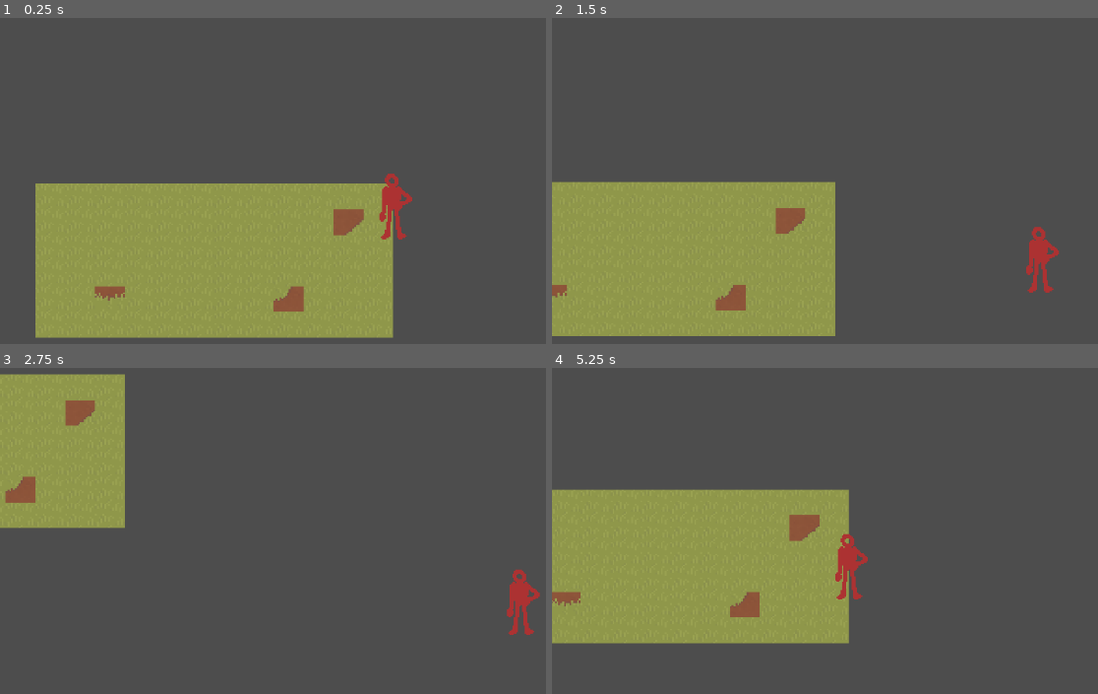
Above: before the commit, frames 1-4 (two rows, left to right).
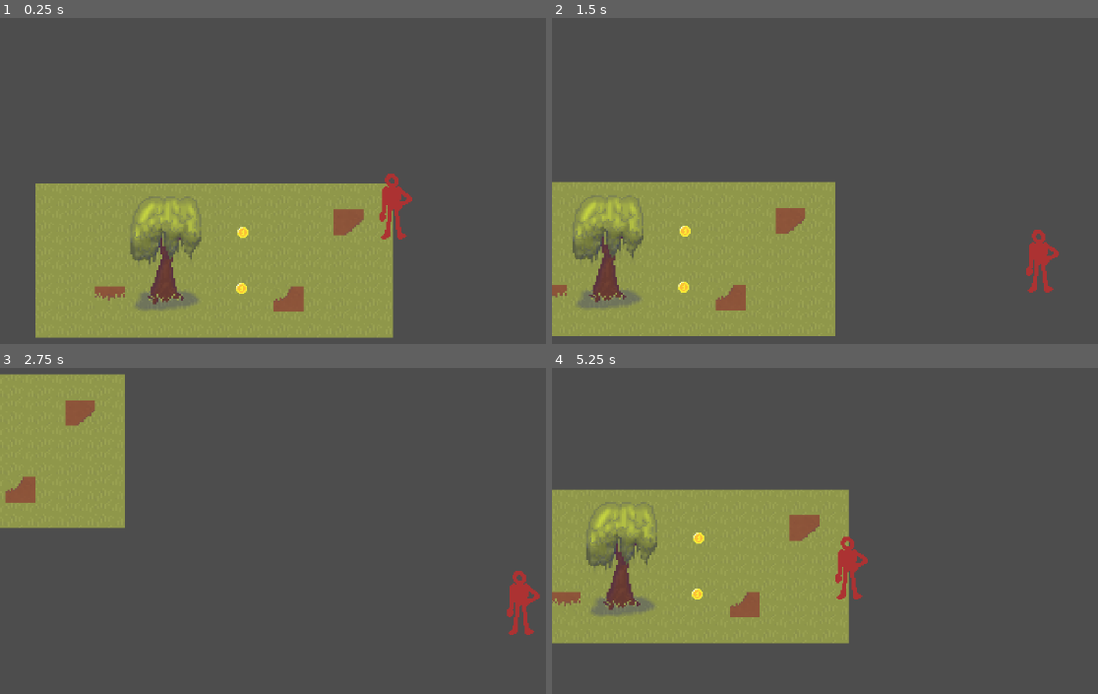
Above: after the commit, the same moments.

Repository: Artstim4/f-j-f
Game: Godot game, scene res://node_2d.tscn
The game is run twice, just before and just after one commit, with the same random seed, the same clock (stepped at 60 frames per second) and the same inputs.
Inputs (mouse positions are in pixels of both pictures, inside the frame that each line leads up to):
- Up to frame 1 (0.25 s): no input
- Up to frame 2 (1.5 s): tap Enter at 0.5 s; move the mouse to (outside the picture) at 0.52 s; hold D (right) 0.53-1.28 s; click (outside the picture) at 0.6 s; move the mouse to (786, 229) at 1.27 s; hold S (down) from 1.28 s (still down); click (786, 229) at 1.35 s
- Up to frame 3 (2.75 s): move the mouse to (469, 459) at 2.02 s; release S (down) at 2.03 s; hold D (right) from 2.03 s (still down); click (469, 459) at 2.1 s
- Up to frame 4 (5.25 s): move the mouse to (906, 645) at 2.77 s; release D (right) at 2.78 s; hold W (up) 2.78-3.53 s; click (906, 645) at 2.85 s; move the mouse to (outside the picture) at 3.52 s; hold A (left) 3.53-5.03 s; click (outside the picture) at 3.6 s; move the mouse to (710, 491) at 4.27 s; click (710, 491) at 4.35 s; move the mouse to (983, 557) at 5.02 s; hold S (down) from 5.03 s (still down); click (983, 557) at 5.1 s

The runs differ from the first frame. In frame 1, 1.9% of the frame differs, in the area x 23-46%, y 54-90%; in frame 2, 2.1%; in frame 3, less than 0.1%; in frame 4, 2.1%, in the area x 6-58%, y 41-76%.
Error after the commit: Trying to assign value of type 'Attack.gd' to a variable of type 'state.gd'. (res://FSM.gd:5)

Commit message:
Coins+movement
передвижене не готово

Diff:
--- a/CharacterBody2D.gd
+++ /dev/null
@@ -1,11 +0,0 @@
-extends CharacterBody2D
-
-@export var speed = 400
-func get_input():
-	var input_direction = Input.get_vector("left", "right", "up", "down")
-	velocity = input_direction * speed
-
-
-func _physics_process(delta):
-	get_input()
-	move_and_slide()
--- /dev/null
+++ b/Coin/Coin.gd
@@ -0,0 +1,6 @@
+extends Area2D
+
+func _on_body_entered(body):
+	if body.name == "Player":
+		Inventory.coins += 1
+		queue_free()
--- /dev/null
+++ b/FSM.gd
@@ -0,0 +1,22 @@
+class_name StateMachine
+extends Node
+
+@export var start_state: NodePath # справа в инспекторе путь создаёт
+@onready var state: State = get_node(start_state) # код state.gd добавляет в переменную  state
+
+
+func _ready():
+	for child in get_children():
+		child.state_machine = self
+	state.enter()
+
+
+func input(event):
+	state.inner_input(event)
+
+
+func _process(delta):
+	state.inner_process(delta)
+
+func _physics_process(delta):
+	state.inner_physics_process(delta)
--- /dev/null
+++ b/Player/FSM/Attack.gd
@@ -0,0 +1,6 @@
+
+extends Node
+
+
+func inner_physics_process(delta):
+	$AnimatedSprite2D.play("attack")
--- /dev/null
+++ b/Player/FSM/state.gd
@@ -0,0 +1,21 @@
+#state.gd
+class_name State
+extends Node
+
+var state_machine = null
+
+
+func inner_input(event:InputEvent):
+	pass
+
+func inner_process(delta):
+	pass
+
+func inner_physics_process(delta):
+	pass
+
+func enter(msg: Dictionary={}):
+	pass
+
+func exit():
+	pass
--- /dev/null
+++ b/Player/Inventory.gd
@@ -0,0 +1,3 @@
+extends CharacterBody2D
+
+var coins = 0
--- /dev/null
+++ b/Player/Player.gd
@@ -0,0 +1,23 @@
+extends CharacterBody2D
+# чисто для переменых персонажа код
+var hp = 100
+
+@export var speed = 400
+var direction = Vector2.ZERO
+
+
+func movement():
+	var input_direction = Input.get_vector("left", "right", "up", "down")
+	var direction_x = Input.get_axis("left","right")
+	var direction_y = Input.get_axis("up","down")
+	direction = Vector2(direction_x,direction_y).normalized()
+	velocity = input_direction * speed
+
+
+func _physics_process(delta):
+	movement()
+	move_and_slide()
+	if direction == Vector2.ZERO:
+		$AnimatedSprite2D.play("idle")
+	if Input.is_action_just_pressed("attack"):
+		$AnimatedSprite2D.play("attak")
--- a/node_2d.tscn
+++ b/node_2d.tscn
@@ -1,8 +1,14 @@
-[gd_scene load_steps=7 format=3 uid="uid://c7raqqjj6mmo4"]
-
-[ext_resource type="Script" path="res://CharacterBody2D.gd" id="1_jepo2"]
-[ext_resource type="Texture2D" uid="uid://cb86ilq8n4jyy" path="res://TEST.png" id="2_xv4xh"]
+[gd_scene load_steps=47 format=3 uid="uid://c7raqqjj6mmo4"]
+
+[ext_resource type="Script" path="res://Player/Player.gd" id="1_jepo2"]
+[ext_resource type="Texture2D" uid="uid://dixvqnsusdp0f" path="res://спрайты/TEXTURE_2.png" id="2_di7ho"]
 [ext_resource type="Texture2D" uid="uid://dwxaafh1xfg08" path="res://спрайты/Sprite-0002.png" id="3_7coiu"]
+[ext_resource type="Texture2D" uid="uid://duratlio4cfkp" path="res://Player/Sprits/attack.png" id="4_ew5gh"]
+[ext_resource type="Texture2D" uid="uid://dfywwi7rijxe1" path="res://Player/Sprits/IDLE.png" id="4_kev77"]
+[ext_resource type="Texture2D" uid="uid://ctar00lj3mwmf" path="res://Coin/coin.png" id="5_0krec"]
+[ext_resource type="Script" path="res://Coin/Coin.gd" id="5_e0lnm"]
+[ext_resource type="Script" path="res://Player/FSM/Attack.gd" id="6_gfr62"]
+[ext_resource type="Script" path="res://FSM.gd" id="6_j1k4q"]
 
 [sub_resource type="TileSetAtlasSource" id="TileSetAtlasSource_6t8qc"]
 texture = ExtResource("3_7coiu")
@@ -66,13 +72,334 @@
 19:0/0/physics_layer_0/linear_velocity = Vector2(0, 0)
 19:0/0/physics_layer_0/angular_velocity = 0.0
 
+[sub_resource type="TileSetAtlasSource" id="TileSetAtlasSource_ltrkq"]
+texture = ExtResource("2_di7ho")
+use_texture_padding = false
+0:0/0 = 0
+0:0/0/physics_layer_0/linear_velocity = Vector2(0, 0)
+0:0/0/physics_layer_0/angular_velocity = 0.0
+4:0/0 = 0
+4:0/0/physics_layer_0/linear_velocity = Vector2(0, 0)
+4:0/0/physics_layer_0/angular_velocity = 0.0
+5:0/0 = 0
+5:0/0/physics_layer_0/linear_velocity = Vector2(0, 0)
+5:0/0/physics_layer_0/angular_velocity = 0.0
+6:0/0 = 0
+6:0/0/physics_layer_0/linear_velocity = Vector2(0, 0)
+6:0/0/physics_layer_0/angular_velocity = 0.0
+7:0/0 = 0
+7:0/0/physics_layer_0/linear_velocity = Vector2(0, 0)
+7:0/0/physics_layer_0/angular_velocity = 0.0
+8:0/0 = 0
+8:0/0/physics_layer_0/linear_velocity = Vector2(0, 0)
+8:0/0/physics_layer_0/angular_velocity = 0.0
+9:0/0 = 0
+9:0/0/physics_layer_0/linear_velocity = Vector2(0, 0)
+9:0/0/physics_layer_0/angular_velocity = 0.0
+0:1/next_alternative_id = 2
+0:1/0 = 0
+0:1/0/physics_layer_0/linear_velocity = Vector2(0, 0)
+0:1/0/physics_layer_0/angular_velocity = 0.0
+4:1/0 = 0
+4:1/0/physics_layer_0/linear_velocity = Vector2(0, 0)
+4:1/0/physics_layer_0/angular_velocity = 0.0
+5:1/0 = 0
+5:1/0/physics_layer_0/linear_velocity = Vector2(0, 0)
+5:1/0/physics_layer_0/angular_velocity = 0.0
+6:1/0 = 0
+6:1/0/physics_layer_0/linear_velocity = Vector2(0, 0)
+6:1/0/physics_layer_0/angular_velocity = 0.0
+7:1/0 = 0
+7:1/0/physics_layer_0/linear_velocity = Vector2(0, 0)
+7:1/0/physics_layer_0/angular_velocity = 0.0
+4:2/0 = 0
+4:2/0/physics_layer_0/linear_velocity = Vector2(0, 0)
+4:2/0/physics_layer_0/angular_velocity = 0.0
+5:2/0 = 0
+5:2/0/physics_layer_0/linear_velocity = Vector2(0, 0)
+5:2/0/physics_layer_0/angular_velocity = 0.0
+6:2/0 = 0
+6:2/0/physics_layer_0/linear_velocity = Vector2(0, 0)
+6:2/0/physics_layer_0/angular_velocity = 0.0
+7:2/0 = 0
+7:2/0/physics_layer_0/linear_velocity = Vector2(0, 0)
+7:2/0/physics_layer_0/angular_velocity = 0.0
+8:2/0 = 0
+8:2/0/physics_layer_0/linear_velocity = Vector2(0, 0)
+8:2/0/physics_layer_0/angular_velocity = 0.0
+9:2/0 = 0
+9:2/0/physics_layer_0/linear_velocity = Vector2(0, 0)
+9:2/0/physics_layer_0/angular_velocity = 0.0
+4:3/0 = 0
+4:3/0/physics_layer_0/linear_velocity = Vector2(0, 0)
+4:3/0/physics_layer_0/angular_velocity = 0.0
+5:3/0 = 0
+5:3/0/physics_layer_0/linear_velocity = Vector2(0, 0)
+5:3/0/physics_layer_0/angular_velocity = 0.0
+6:3/0 = 0
+6:3/0/physics_layer_0/linear_velocity = Vector2(0, 0)
+6:3/0/physics_layer_0/angular_velocity = 0.0
+7:3/0 = 0
+7:3/0/physics_layer_0/linear_velocity = Vector2(0, 0)
+7:3/0/physics_layer_0/angular_velocity = 0.0
+8:3/0 = 0
+8:3/0/physics_layer_0/linear_velocity = Vector2(0, 0)
+8:3/0/physics_layer_0/angular_velocity = 0.0
+4:4/0 = 0
+4:4/0/physics_layer_0/linear_velocity = Vector2(0, 0)
+4:4/0/physics_layer_0/angular_velocity = 0.0
+5:4/0 = 0
+5:4/0/physics_layer_0/linear_velocity = Vector2(0, 0)
+5:4/0/physics_layer_0/angular_velocity = 0.0
+6:4/0 = 0
+6:4/0/physics_layer_0/linear_velocity = Vector2(0, 0)
+6:4/0/physics_layer_0/angular_velocity = 0.0
+1:0/size_in_atlas = Vector2i(3, 5)
+1:0/0 = 0
+1:0/0/physics_layer_0/linear_velocity = Vector2(0, 0)
+1:0/0/physics_layer_0/angular_velocity = 0.0
+
 [sub_resource type="TileSet" id="TileSet_31awk"]
 physics_layer_0/collision_layer = 1
 sources/0 = SubResource("TileSetAtlasSource_6t8qc")
+sources/1 = SubResource("TileSetAtlasSource_ltrkq")
 
 [sub_resource type="CapsuleShape2D" id="CapsuleShape2D_p6iwf"]
 radius = 8.0
 height = 16.0
+
+[sub_resource type="AtlasTexture" id="AtlasTexture_2eous"]
+atlas = ExtResource("4_ew5gh")
+region = Rect2(0, 0, 48, 48)
+
+[sub_resource type="AtlasTexture" id="AtlasTexture_m632b"]
+atlas = ExtResource("4_ew5gh")
+region = Rect2(48, 0, 48, 48)
+
+[sub_resource type="AtlasTexture" id="AtlasTexture_tx6re"]
+atlas = ExtResource("4_ew5gh")
+region = Rect2(96, 0, 48, 48)
+
+[sub_resource type="AtlasTexture" id="AtlasTexture_2p386"]
+atlas = ExtResource("4_ew5gh")
+region = Rect2(144, 0, 48, 48)
+
+[sub_resource type="AtlasTexture" id="AtlasTexture_8ce16"]
+atlas = ExtResource("4_ew5gh")
+region = Rect2(192, 0, 48, 48)
+
+[sub_resource type="AtlasTexture" id="AtlasTexture_wev3j"]
+atlas = ExtResource("4_ew5gh")
+region = Rect2(240, 0, 48, 48)
+
+[sub_resource type="AtlasTexture" id="AtlasTexture_vv8x8"]
+atlas = ExtResource("4_ew5gh")
+region = Rect2(288, 0, 48, 48)
+
+[sub_resource type="AtlasTexture" id="AtlasTexture_lb8h1"]
+atlas = ExtResource("4_kev77")
+region = Rect2(0, 0, 32, 48)
+
+[sub_resource type="AtlasTexture" id="AtlasTexture_8qbfr"]
+atlas = ExtResource("4_kev77")
+region = Rect2(32, 0, 32, 48)
+
+[sub_resource type="AtlasTexture" id="AtlasTexture_oy3l3"]
+atlas = ExtResource("4_kev77")
+region = Rect2(64, 0, 32, 48)
+
+[sub_resource type="AtlasTexture" id="AtlasTexture_v62fw"]
+atlas = ExtResource("4_kev77")
+region = Rect2(96, 0, 32, 48)
+
+[sub_resource type="AtlasTexture" id="AtlasTexture_xlp2t"]
+atlas = ExtResource("4_kev77")
+region = Rect2(128, 0, 32, 48)
+
+[sub_resource type="AtlasTexture" id="AtlasTexture_5fop8"]
+atlas = ExtResource("4_kev77")
+region = Rect2(160, 0, 32, 48)
+
+[sub_resource type="AtlasTexture" id="AtlasTexture_qdvgr"]
+atlas = ExtResource("4_kev77")
+region = Rect2(192, 0, 32, 48)
+
+[sub_resource type="AtlasTexture" id="AtlasTexture_whb2o"]
+atlas = ExtResource("4_kev77")
+region = Rect2(224, 0, 32, 48)
+
+[sub_resource type="AtlasTexture" id="AtlasTexture_8s1cx"]
+atlas = ExtResource("4_kev77")
+region = Rect2(256, 0, 32, 48)
+
+[sub_resource type="AtlasTexture" id="AtlasTexture_hpe04"]
+atlas = ExtResource("4_kev77")
+region = Rect2(288, 0, 32, 48)
+
+[sub_resource type="AtlasTexture" id="AtlasTexture_dkcty"]
+atlas = ExtResource("4_kev77")
+region = Rect2(320, 0, 32, 48)
+
+[sub_resource type="AtlasTexture" id="AtlasTexture_k3or4"]
+atlas = ExtResource("4_kev77")
+region = Rect2(352, 0, 32, 48)
+
+[sub_resource type="AtlasTexture" id="AtlasTexture_2buhs"]
+atlas = ExtResource("4_kev77")
+region = Rect2(384, 0, 32, 48)
+
+[sub_resource type="AtlasTexture" id="AtlasTexture_qpyl6"]
+atlas = ExtResource("4_kev77")
+region = Rect2(416, 0, 32, 48)
+
+[sub_resource type="AtlasTexture" id="AtlasTexture_fr5vy"]
+atlas = ExtResource("4_kev77")
+region = Rect2(448, 0, 32, 48)
+
+[sub_resource type="AtlasTexture" id="AtlasTexture_fxyyd"]
+atlas = ExtResource("4_kev77")
+region = Rect2(480, 0, 32, 48)
+
+[sub_resource type="AtlasTexture" id="AtlasTexture_08tgj"]
+atlas = ExtResource("4_kev77")
+region = Rect2(512, 0, 32, 48)
+
+[sub_resource type="AtlasTexture" id="AtlasTexture_nvp0g"]
+atlas = ExtResource("4_kev77")
+region = Rect2(544, 0, 32, 48)
+
+[sub_resource type="AtlasTexture" id="AtlasTexture_81ukb"]
+atlas = ExtResource("4_kev77")
+region = Rect2(576, 0, 32, 48)
+
+[sub_resource type="AtlasTexture" id="AtlasTexture_1vvv7"]
+atlas = ExtResource("4_kev77")
+region = Rect2(608, 0, 32, 48)
+
+[sub_resource type="AtlasTexture" id="AtlasTexture_eo636"]
+atlas = ExtResource("4_kev77")
+region = Rect2(640, 0, 32, 48)
+
+[sub_resource type="AtlasTexture" id="AtlasTexture_8hkgi"]
+atlas = ExtResource("4_kev77")
+region = Rect2(672, 0, 32, 48)
+
+[sub_resource type="AtlasTexture" id="AtlasTexture_fca6y"]
+atlas = ExtResource("4_kev77")
+region = Rect2(704, 0, 32, 48)
+
+[sub_resource type="AtlasTexture" id="AtlasTexture_k0owv"]
+atlas = ExtResource("4_kev77")
+region = Rect2(736, 0, 32, 48)
+
+[sub_resource type="SpriteFrames" id="SpriteFrames_uqd47"]
+animations = [{
+"frames": [{
+"duration": 1.0,
+"texture": SubResource("AtlasTexture_2eous")
+}, {
+"duration": 1.0,
+"texture": SubResource("AtlasTexture_m632b")
+}, {
+"duration": 1.0,
+"texture": SubResource("AtlasTexture_tx6re")
+}, {
+"duration": 1.0,
+"texture": SubResource("AtlasTexture_2p386")
+}, {
+"duration": 1.0,
+"texture": SubResource("AtlasTexture_8ce16")
+}, {
+"duration": 1.0,
+"texture": SubResource("AtlasTexture_wev3j")
+}, {
+"duration": 1.0,
+"texture": SubResource("AtlasTexture_vv8x8")
+}],
+"loop": true,
+"name": &"attack",
+"speed": 7.0
+}, {
+"frames": [{
+"duration": 1.0,
+"texture": SubResource("AtlasTexture_lb8h1")
+}, {
+"duration": 1.0,
+"texture": SubResource("AtlasTexture_8qbfr")
+}, {
+"duration": 1.0,
+"texture": SubResource("AtlasTexture_oy3l3")
+}, {
+"duration": 1.0,
+"texture": SubResource("AtlasTexture_v62fw")
+}, {
+"duration": 1.0,
+"texture": SubResource("AtlasTexture_xlp2t")
+}, {
+"duration": 1.0,
+"texture": SubResource("AtlasTexture_5fop8")
+}, {
+"duration": 1.0,
+"texture": SubResource("AtlasTexture_qdvgr")
+}, {
+"duration": 1.0,
+"texture": SubResource("AtlasTexture_whb2o")
+}, {
+"duration": 1.0,
+"texture": SubResource("AtlasTexture_8s1cx")
+}, {
+"duration": 1.0,
+"texture": SubResource("AtlasTexture_hpe04")
+}, {
+"duration": 1.0,
+"texture": SubResource("AtlasTexture_dkcty")
+}, {
+"duration": 1.0,
+"texture": SubResource("AtlasTexture_k3or4")
+}, {
+"duration": 1.0,
+"texture": SubResource("AtlasTexture_2buhs")
+}, {
+"duration": 1.0,
+"texture": SubResource("AtlasTexture_qpyl6")
+}, {
+"duration": 1.0,
+"texture": SubResource("AtlasTexture_fr5vy")
+}, {
+"duration": 1.0,
+"texture": SubResource("AtlasTexture_fxyyd")
+}, {
+"duration": 1.0,
+"texture": SubResource("AtlasTexture_08tgj")
+}, {
+"duration": 1.0,
+"texture": SubResource("AtlasTexture_nvp0g")
+}, {
+"duration": 1.0,
+"texture": SubResource("AtlasTexture_81ukb")
+}, {
+"duration": 1.0,
+"texture": SubResource("AtlasTexture_1vvv7")
+}, {
+"duration": 1.0,
+"texture": SubResource("AtlasTexture_eo636")
+}, {
+"duration": 1.0,
+"texture": SubResource("AtlasTexture_8hkgi")
+}, {
+"duration": 1.0,
+"texture": SubResource("AtlasTexture_fca6y")
+}, {
+"duration": 1.0,
+"texture": SubResource("AtlasTexture_k0owv")
+}],
+"loop": true,
+"name": &"idle",
+"speed": 6.0
+}]
+
+[sub_resource type="CircleShape2D" id="CircleShape2D_dnd5d"]
+radius = 7.07107
 
 [node name="Node2D" type="Node2D"]
 
@@ -83,7 +410,7 @@
 format = 2
 layer_0/name = "Grass"
 layer_0/z_index = 1
-layer_0/tile_data = PackedInt32Array(262139, 917504, 0, 65533, 720896, 805306368, 262133, 196608, 0)
+layer_0/tile_data = PackedInt32Array(262139, 917504, 0, 65533, 720896, 805306368, 262133, 196608, 0, 131063, 65537, 0)
 layer_1/name = "Ground"
 layer_1/tile_data = PackedInt32Array(-13, 524288, 0, 65523, 524288, 0, 131059, 524288, 0, 196595, 524288, 0, 262131, 52 …(1232 unchanged characters)…
 
@@ -100,9 +427,44 @@
 drag_horizontal_enabled = true
 drag_vertical_enabled = true
 
-[node name="Sprite2D" type="Sprite2D" parent="Player"]
-texture = ExtResource("2_xv4xh")
-
 [node name="CollisionShape2D" type="CollisionShape2D" parent="Player"]
 position = Vector2(0, 15)
 shape = SubResource("CapsuleShape2D_p6iwf")
+
+[node name="AnimatedSprite2D" type="AnimatedSprite2D" parent="Player"]
+sprite_frames = SubResource("SpriteFrames_uqd47")
+animation = &"attack"
+frame_progress = 0.00653101
+
+[node name="FSM" type="Node" parent="Player"]
+script = ExtResource("6_j1k4q")
+start_state = NodePath("idle")
+
+[node name="idle" type="Node" parent="Player/FSM"]
+script = ExtResource("6_gfr62")
+
+[node name="Attack" type="Node" parent="Player/FSM"]
+script = ExtResource("6_gfr62")
+
+[node name="Coin" type="Area2D" parent="."]
+position = Vector2(-110, 19)
+script = ExtResource("5_e0lnm")
+
+[node name="Sprite2D" type="Sprite2D" parent="Coin"]
+texture = ExtResource("5_0krec")
+
+[node name="CollisionShape2D" type="CollisionShape2D" parent="Coin"]
+shape = SubResource("CircleShape2D_dnd5d")
+
+[node name="Coin2" type="Area2D" parent="."]
+position = Vector2(-111, 60)
+script = ExtResource("5_e0lnm")
+
+[node name="Sprite2D" type="Sprite2D" parent="Coin2"]
+texture = ExtResource("5_0krec")
+
+[node name="CollisionShape2D" type="CollisionShape2D" parent="Coin2"]
+shape = SubResource("CircleShape2D_dnd5d")
+
+[connection signal="body_entered" from="Coin" to="Coin" method="_on_body_entered"]
+[connection signal="body_entered" from="Coin2" to="Coin2" method="_on_body_entered"]
--- a/project.godot
+++ b/project.godot
@@ -15,6 +15,10 @@
 config/features=PackedStringArray("4.2", "Forward Plus")
 boot_splash/bg_color=Color(0.176471, 0.0941176, 0.25098, 1)
 config/icon="res://icon.svg"
+
+[autoload]
+
+Inventory="*res://Player/Inventory.gd"
 
 [display]
 
@@ -46,24 +50,10 @@
 , Object(InputEventJoypadMotion,"resource_local_to_scene":false,"resource_name":"","device":-1,"axis":1,"axis_value":1.0,"script":null)
 ]
 }
-rotate_riht={
+attack={
 "deadzone": 0.5,
-"events": [Object(InputEventJoypadMotion,"resource_local_to_scene":false,"resource_name":"","device":-1,"axis":2,"axis_value":1.0,"script":null)
-]
-}
-rotate_left={
-"deadzone": 0.5,
-"events": [Object(InputEventJoypadMotion,"resource_local_to_scene":false,"resource_name":"","device":-1,"axis":2,"axis_value":-1.0,"script":null)
-]
-}
-rotate_up={
-"deadzone": 0.5,
-"events": [Object(InputEventJoypadMotion,"resource_local_to_scene":false,"resource_name":"","device":-1,"axis":3,"axis_value":-1.0,"script":null)
-]
-}
-rotate_down={
-"deadzone": 0.5,
-"events": [Object(InputEventJoypadMotion,"resource_local_to_scene":false,"resource_name":"","device":-1,"axis":3,"axis_value":1.0,"script":null)
+"events": [Object(InputEventMouseButton,"resource_local_to_scene":false,"resource_name":"","device":-1,"window_id":0,"alt_pressed":false,"shift_pressed":false,"ctrl_pressed":false,"meta_pressed":false,"button_mask":0,"position":Vector2(0, 0),"global_position":Vector2(0, 0),"factor":1.0,"button_index":1,"canceled":false,"pressed":false,"double_click":false,"script":null)
+, Object(InputEventJoypadButton,"resource_local_to_scene":false,"resource_name":"","device":-1,"button_index":2,"pressure":0.0,"pressed":false,"script":null)
 ]
 }
 
Binary file added: Coin/coin.png
Not shown, changed: Coin/coin.png.import
Binary file added: Player/Sprits/IDLE.png
Not shown, added: Player/Sprits/IDLE.png.import
Renamed: TEST.png -> Player/Sprits/TEST.png
Not shown, added: Player/Sprits/TEST.png.import
Binary file added: Player/Sprits/attack.png
Not shown, added: Player/Sprits/attack.png.import
Binary file added: спрайты/TEXTURE_2.png
Not shown, added: спрайты/TEXTURE_2.png.import
